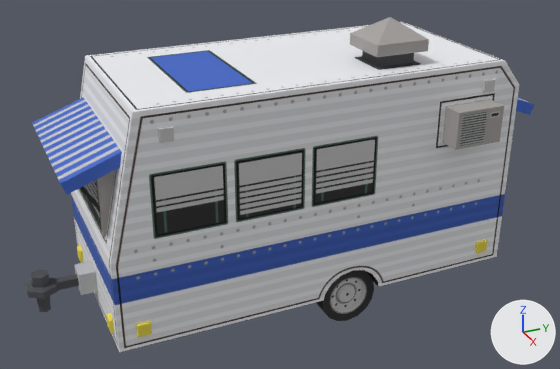
The glTF model app/src/main/assets/models/van.glb as it was, and as the next commit left it.
Before and after are seen from a camera (50 mm lens) standing at (363.0, -189.0, 170.0) and looking at (8.0, -29.0, -8.0). Lighting does not change. The marker at lower right points along +X, +Y and +Z. The older version comes first.

Names of what the first picture shows: 'Caravan', 'Hitch_element', 'Wheel__b2'.
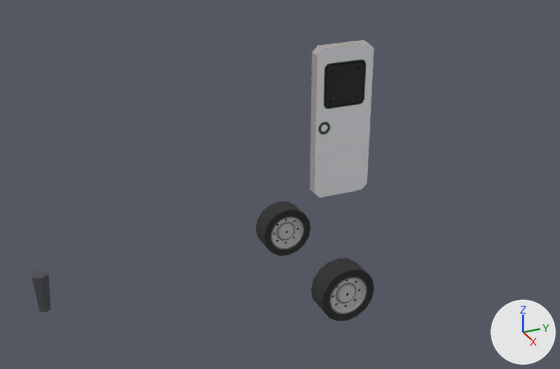
Location of each change, [x1, y1, x2, y2] in pixels of the pictures (560 x 369 px):
'Caravan', turned, rescaled (not visible afterwards)
    before: [26, 17, 535, 352]
'Door', unchanged, uncovered by the edit
    after: [310, 40, 374, 198]
'Wheel__b1', unchanged, uncovered by the edit
    after: [256, 201, 311, 256]

The change, as a list of edits to the scene's bpy script:
```text
Change ob_caravan:
    ob_caravan.rotation_euler: (0.0, 0.0, 0.0) -> (0.000954, -0.00421, -0.0365)  # degrees (0, 0, 0) -> degrees (0.1, -0.2, -2.1)
    ob_caravan.scale: (1.0, 1.0, 1.0) -> (0.00422, 0.00422, 0.00422)
```
